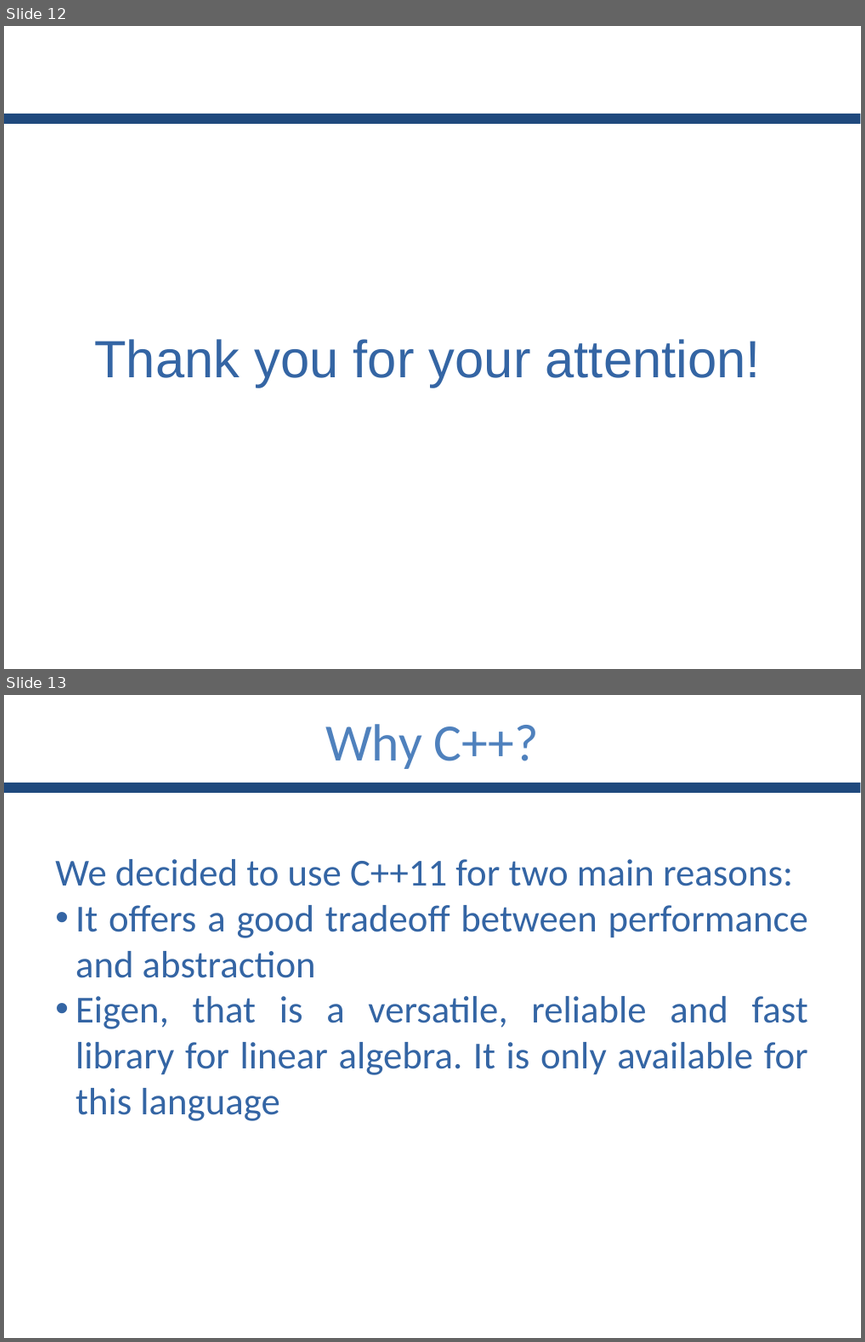
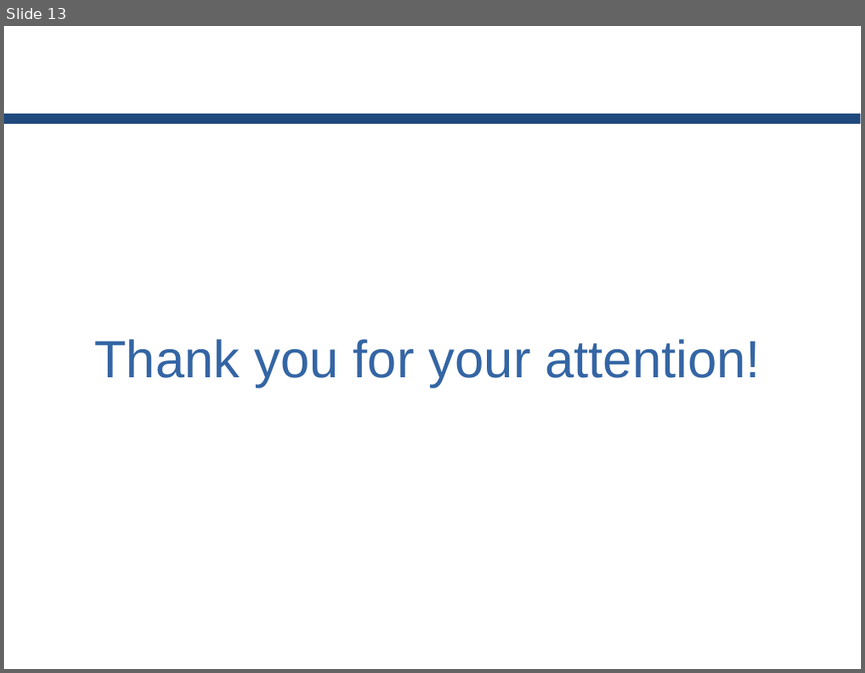
Before and after one commit to GianlucaBortoli/bachelorThesis, a slide deck: slides/slides.pptx. Shown one above the other, each under a label of ours: slides 12 and 13 before the commit, slide 13 after it. The pictures are 865x1342 and 865x673 pixels, drawn with LibreOffice and Linux fonts; fonts in the diff are those of the drawing. Boxes give left, top, right and bottom in pixels: in the first picture for what was removed or moved away, otherwise in the second. Text is boxed around its words. In the diff, an @@ line names an element or a change of style, - is before the commit and + after.

```diff
--- a/slides/slides.pptx
+++ b/slides/slides.pptx
@@ slide 13 removed at [4,695,861,1338], background #FFFFFF; not listed: 1 template element that a slide beside it also shows @@
@@ text removed at [325,724,539,769] @@
-Why C++?
@@ text removed at [55,859,808,1121] @@
-We decided to use C++11 for two main reasons:
-• It offers a good tradeoff between performance and abstraction
-• Eigen, that is a versatile, reliable and fast library for linear algebra. It is only available for this language
@@ what was slide 12 is now slide 13 @@
```
Also in this commit, not shown: 7 slides changed, 4 slides added, 2 other slides removed.
